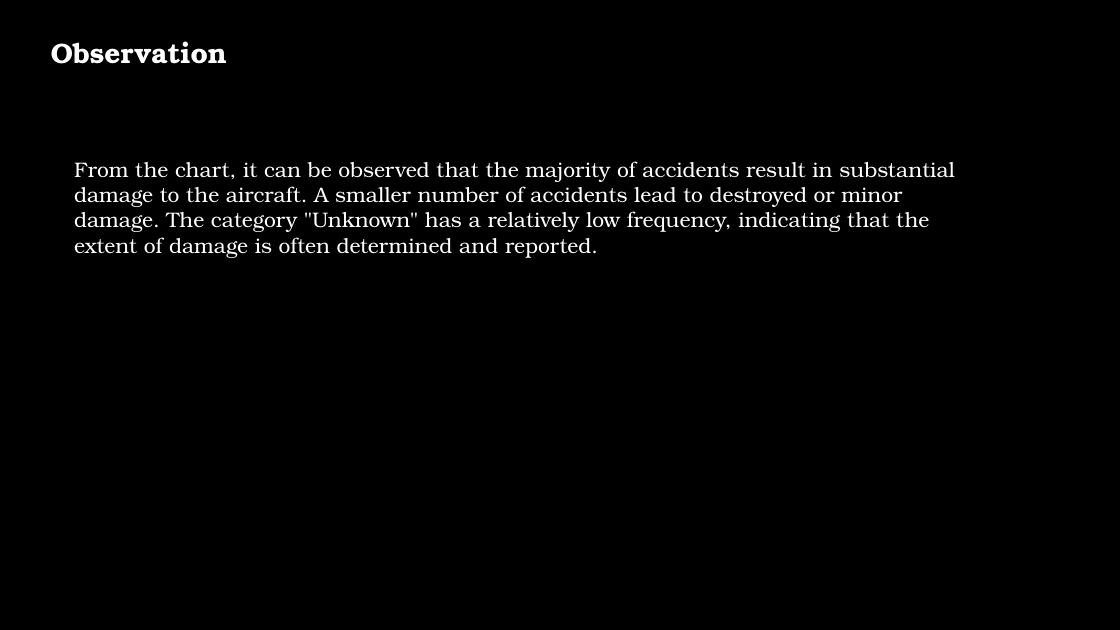
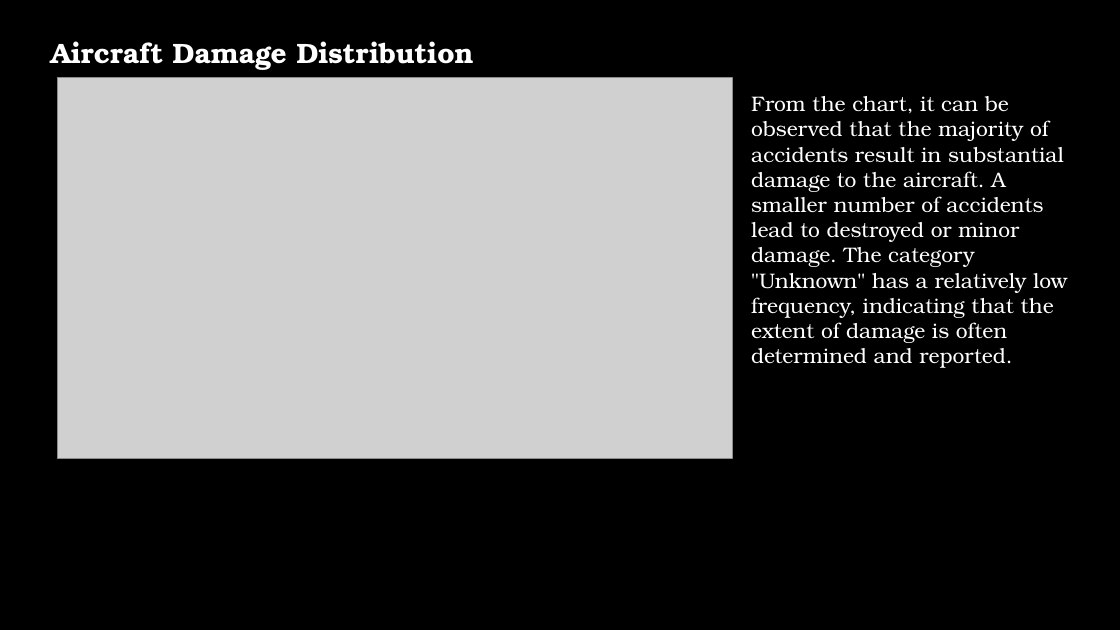
Before and after one commit to godwinmutuma/Phase1-project, a slide deck: slide 14 of Aviation Analysis.pptx (slide 18 before the commit). Drawn at 1120x630 pixels with LibreOffice and Linux fonts; fonts in the diff are those of the drawing; grey boxes stand for pictures; background and template pictures are left out. Boxes give left, top, right and bottom in pixels: in the first picture for what was removed or moved away, otherwise in the second. Text is boxed around its words. In the diff, an @@ line names an element or a change of style, - is before the commit and + after.

```diff
--- a/Aviation Analysis.pptx
+++ b/Aviation Analysis.pptx
@@ text at [51,41,474,70]: text changed @@
-Observation
+Aircraft Damage Distribution
@@ picture added at [58,78,733,460] @@
@@ text "From the chart, it can ..." rewrapped from [74,161,955,258] to [751,96,1067,368] @@
```
Also in this commit, not shown: 8 other slides changed, 9 slides removed, 1 other file.
